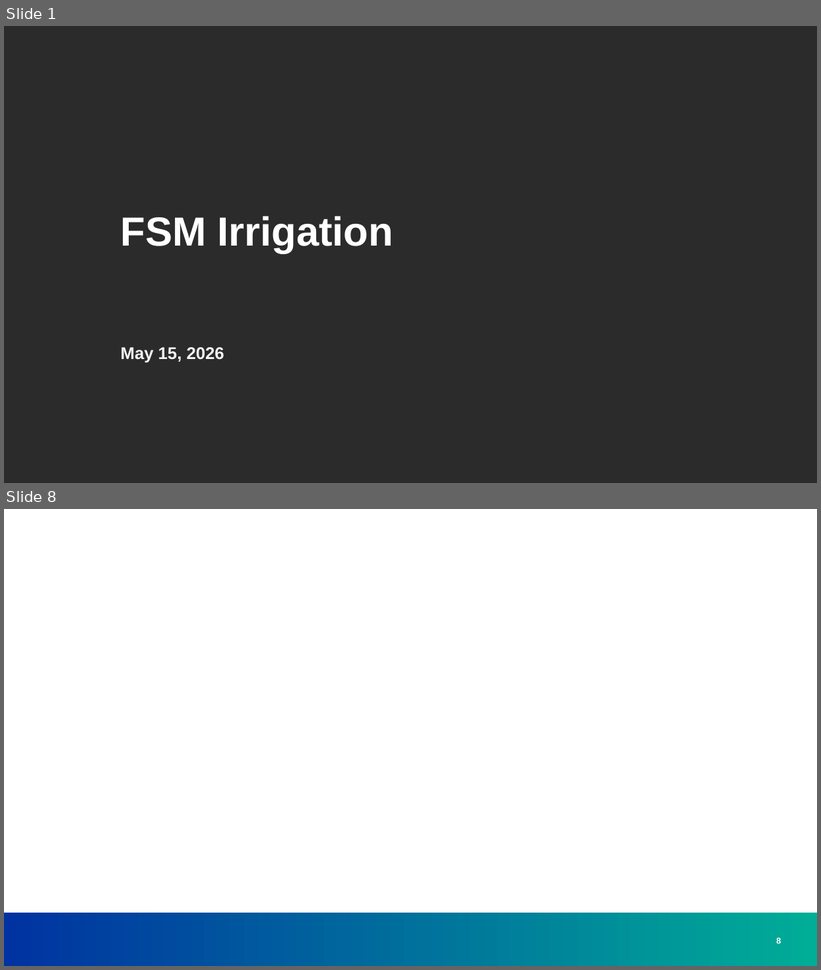
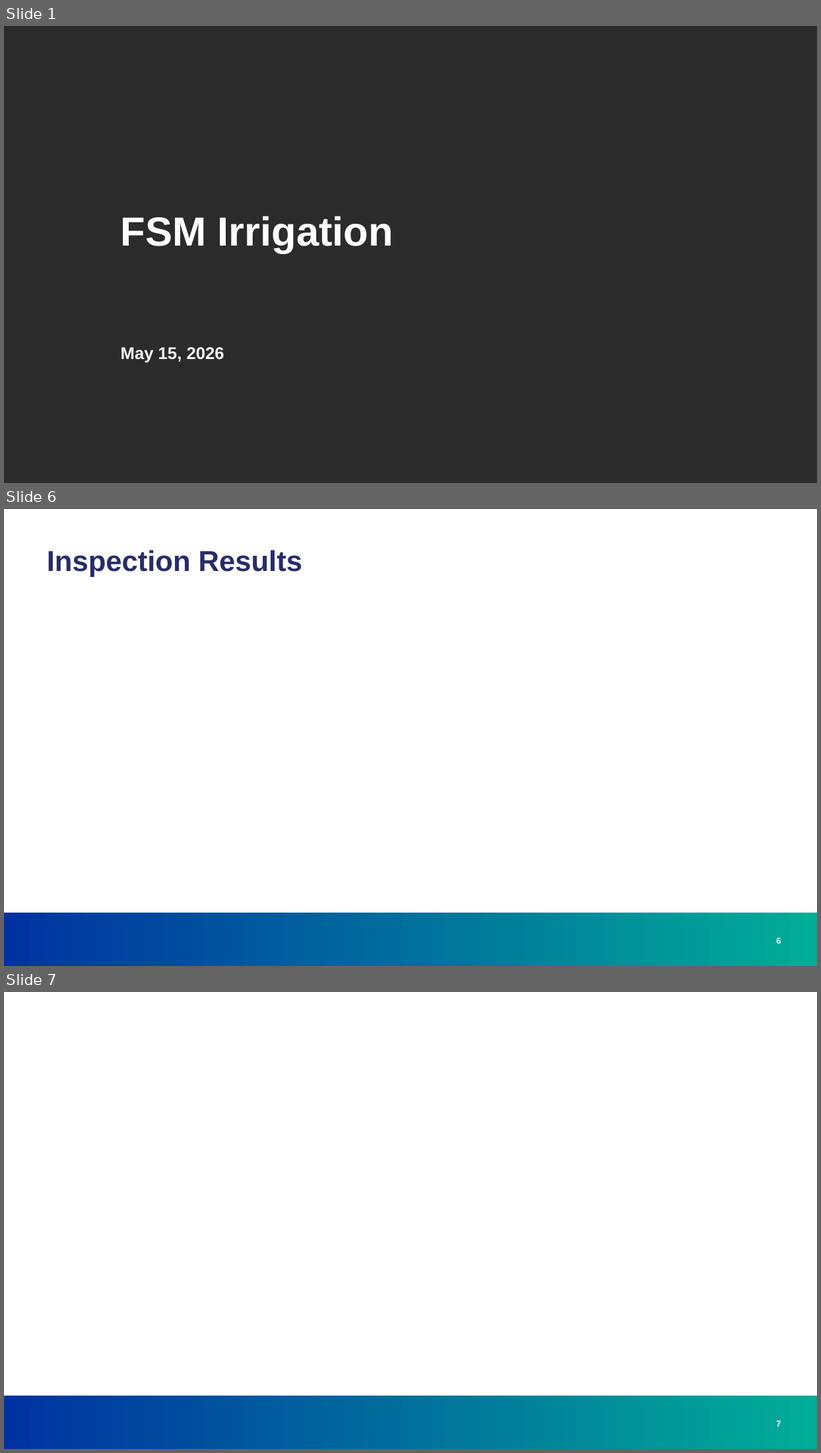
Before and after one commit to greg-e/irrigation, a slide deck: fsm_irrigation.pptx. Shown one above the other, each under a label of ours: slides 1 and 8 before the commit, slides 1, 6 and 7 after it; the slides between them are not shown. The pictures are 821x970 and 821x1453 pixels, drawn with LibreOffice and Linux fonts; fonts in the diff are those of the drawing; background and template pictures are left out; a plain dark background stands for a picture behind light text. Boxes give left, top, right and bottom in pixels: in the first picture for what was removed or moved away, otherwise in the second. Text is boxed around its words. In the diff, an @@ line names an element or a change of style, - is before the commit and + after.

```diff
--- a/fsm_irrigation.pptx
+++ b/fsm_irrigation.pptx
@@ slide 6 added at [4, 509, 817, 966], background #FFFFFF; not listed: 1 template element that a slide beside it also shows @@
@@ title added at [47, 550, 302, 577], 34 pt, text #272D67, bold @@
+Inspection Results
@@ page number added at [776, 938, 781, 944], 10 pt, text #FFFFFF, bold @@
+6
@@ what was slide 8 is now slide 7 @@
@@ page number at [776, 1421, 781, 1427]: text changed @@
-8
+7
```
Also in this commit, not shown: 1 slide changed, 3 other slides added, 5 slides removed, 25 other files.
